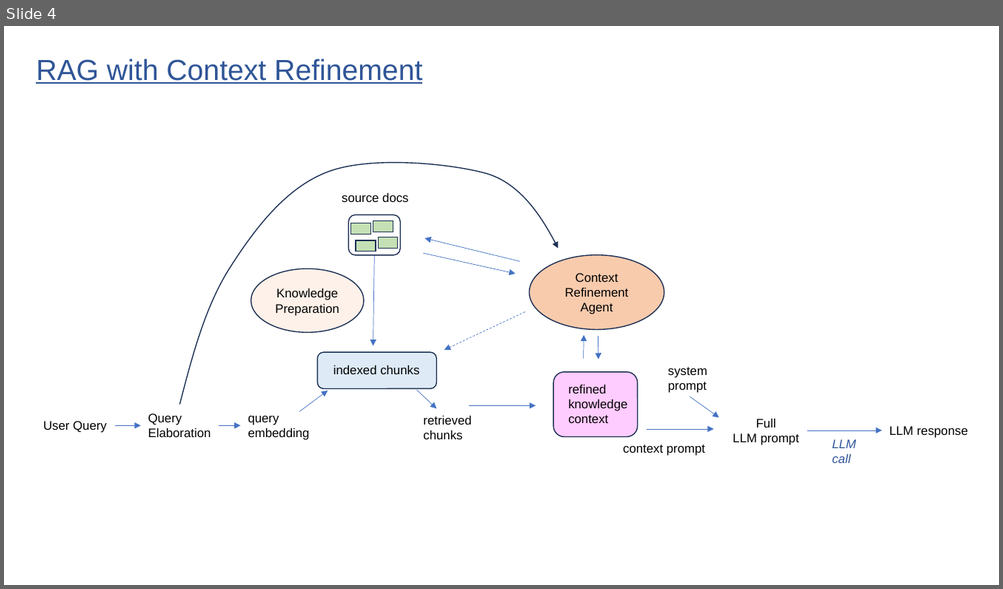
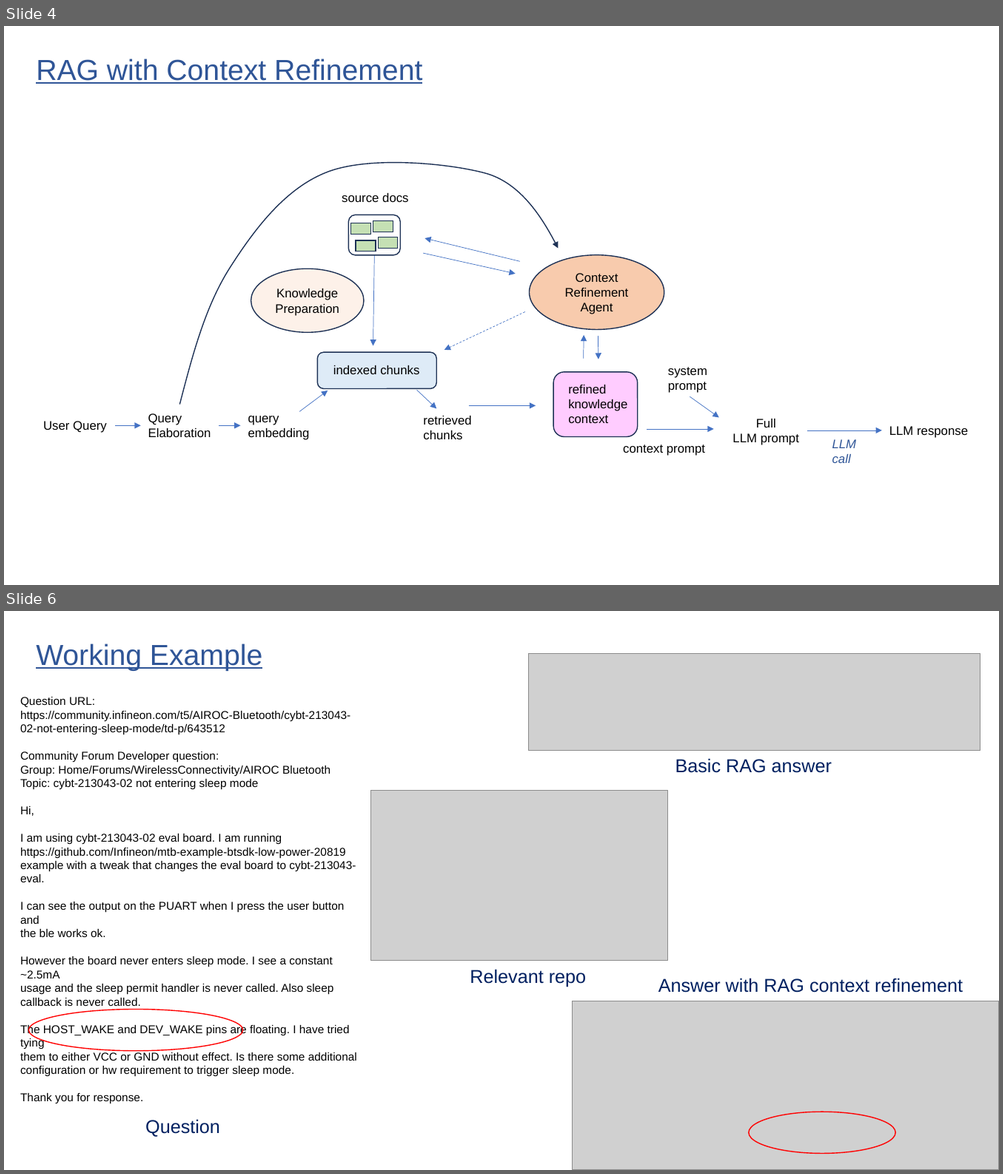
Before and after one commit to saund/agentic-RAGat, a slide deck: docs/rag-context-refinement-agent-presentation.pptx. Shown one above the other, each under a label of ours: slide 4 before the commit, slides 4 and 6 after it; the slides between them are not shown. The pictures are 1003x589 and 1003x1174 pixels, drawn with LibreOffice and Linux fonts; fonts in the diff are those of the drawing; grey boxes stand for pictures. Boxes give left, top, right and bottom in pixels: in the first picture for what was removed or moved away, otherwise in the second. Text is boxed around its words. In the diff, an @@ line names an element or a change of style, - is before the commit and + after.

```diff
--- a/docs/rag-context-refinement-agent-presentation.pptx
+++ b/docs/rag-context-refinement-agent-presentation.pptx
@@ slide 6 added at bbox=[4, 611, 999, 1170], background #FFFFFF @@
@@ text added at bbox=[36, 644, 262, 671], 28 pt, text #2F5597, underline @@
+Working Example
@@ picture added at bbox=[529, 653, 980, 751] @@
@@ text added at bbox=[20, 697, 357, 1105], 11 pt, text #000000 @@
+Question URL:
+https://community.infineon.com/t5/AIROC-Bluetooth/cybt-213043-02-not-entering-sleep-mode/td-p/643512
+Community Forum Developer question:
+Group: Home/Forums/WirelessConnectivity/AIROC Bluetooth
+Topic: cybt-213043-02 not entering sleep mode
+Hi,
+I am using cybt-213043-02 eval board. I am running
+https://github.com/Infineon/mtb-example-btsdk-low-power-20819
+example with a tweak that changes the eval board to cybt-213043-eval.
+I can see the output on the PUART when I press the user button and
+the ble works ok.
+However the board never enters sleep mode. I see a constant ~2.5mA
+usage and the sleep permit handler is never called. Also sleep callback is never called.
+The HOST_WAKE and DEV_WAKE pins are floating. I have tried tying
+them to either VCC or GND without effect. Is there some additional
+configuration or hw requirement to trigger sleep mode.
+Thank you for response.
@@ text added at bbox=[675, 758, 831, 773], 18 pt, text #002060 @@
+Basic RAG answer
@@ picture added at bbox=[370, 790, 667, 960] @@
@@ text added at bbox=[469, 969, 586, 988], 18 pt, text #002060 @@
+Relevant repo
@@ text added at bbox=[658, 978, 962, 993], 18 pt, text #002060 @@
+Answer with RAG context refinement
@@ ellipse added at bbox=[28, 1009, 243, 1051], outline #FF0000 1 pt @@
@@ picture added at bbox=[572, 1001, 999, 1170] @@
@@ text added at bbox=[145, 1119, 220, 1137], 18 pt, text #002060 @@
+Question
@@ ellipse added at bbox=[748, 1113, 896, 1154], outline #FF0000 1 pt @@
```
Also in this commit, not shown: 1 other slide added, 2 slides removed, 10 other files.
